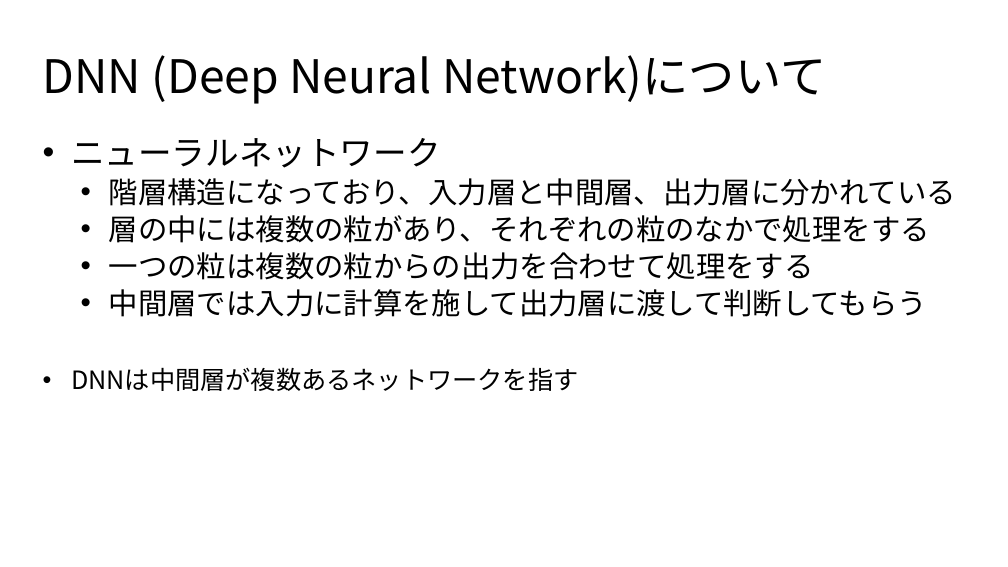
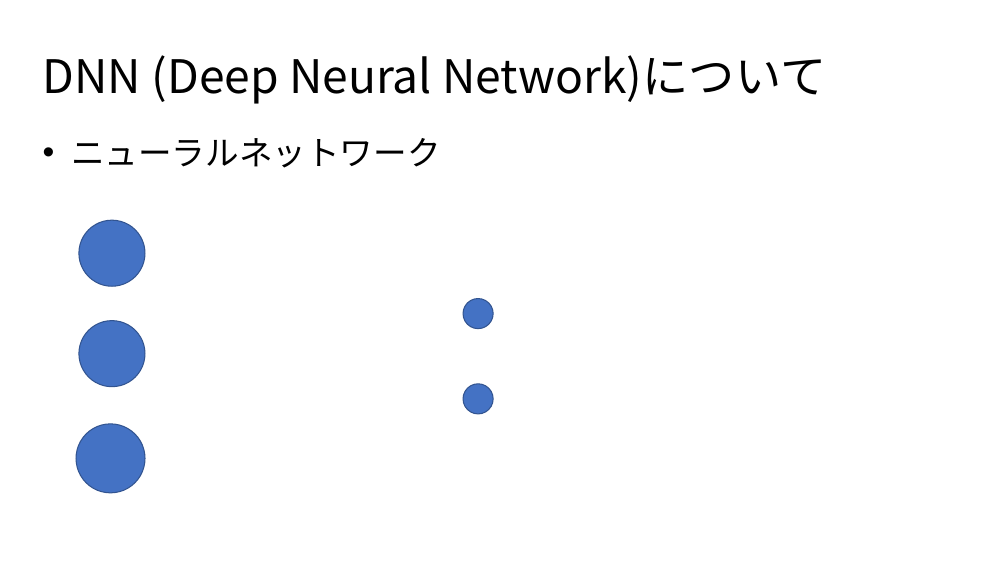
Before and after one commit to yoshitake266/bitComposer_prj, a slide deck: slide 8 of presentation/bit Composer.pptx. Drawn at 1008x567 pixels with LibreOffice and Linux fonts; fonts in the diff are those of the drawing. Boxes give left, top, right and bottom in pixels: in the first picture for what was removed or moved away, otherwise in the second. Text is boxed around its words. In the diff, an @@ line names an element or a change of style, - is before the commit and + after.

```diff
--- a/presentation/bit Composer.pptx
+++ b/presentation/bit Composer.pptx
@@ subtitle at (71,178,956,391): paragraphs removed @@
-  • 階層構造になっており、入力層と中間層、出力層に分かれている
-  • 層の中には複数の粒があり、それぞれの粒のなかで処理をする
-  • 一つの粒は複数の粒からの出力を合わせて処理をする
-  • 中間層では入力に計算を施して出力層に渡して判断してもらう
-• DNNは中間層が複数あるネットワークを指す
@@ ellipse added at (79,220,144,286), fill #4472C4, outline #325491 1 pt @@
@@ ellipse added at (464,299,494,329), fill #4472C4, outline #325491 1 pt @@
@@ ellipse added at (79,321,144,386), fill #4472C4, outline #325491 1 pt @@
@@ ellipse added at (464,384,494,414), fill #4472C4, outline #325491 1 pt @@
@@ ellipse added at (76,424,145,493), fill #4472C4, outline #325491 1 pt @@
```
Also in this commit, not shown: 6 other slides changed, 1 slide added.
